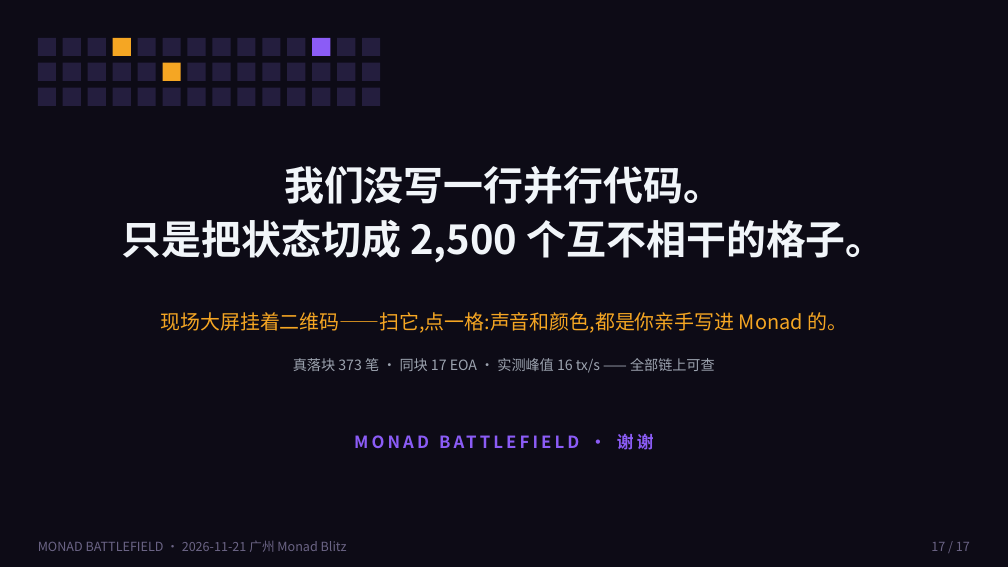
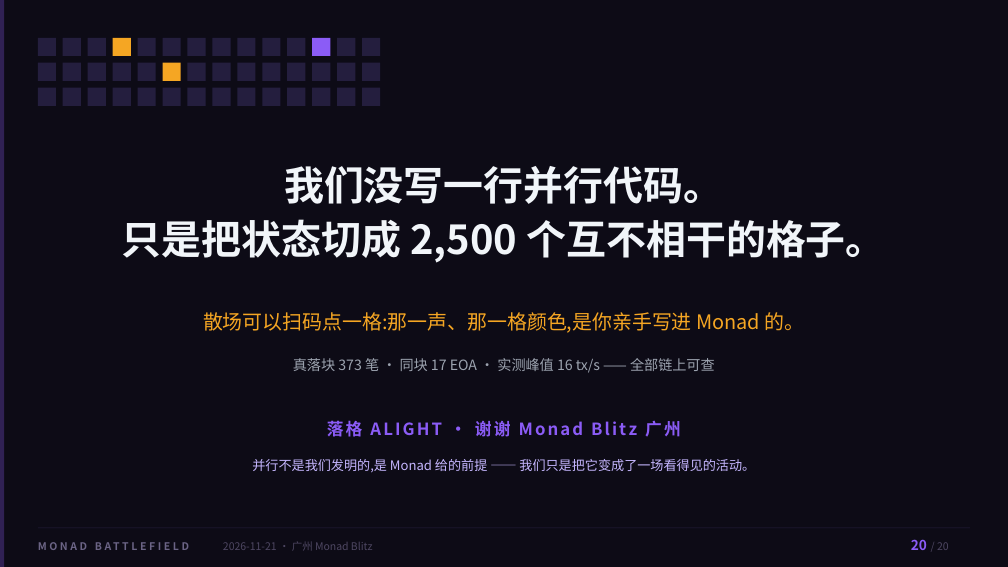
Before and after one commit to NaIWaniubi/monad-battlefield, a slide deck: slide 20 of deck/monad-battlefield.pptx (slide 17 before the commit). Drawn at 1008x567 pixels with LibreOffice and Linux fonts; fonts in the diff are those of the drawing. Boxes give left, top, right and bottom in pixels: in the first picture for what was removed or moved away, otherwise in the second. Text is boxed around its words. In the diff, an @@ line names an element or a change of style, - is before the commit and + after.

Commit message:
sync final: 落格 Alight deck (18→20 slides, GIF demos, Monad slide), crowd/demo build, loop GIFs

```diff
--- a/deck/monad-battlefield.pptx
+++ b/deck/monad-battlefield.pptx
@@ rectangle added at [0, 0, 5, 567], fill #8B5CF6 at 28% opacity @@
@@ text at [203, 312, 805, 333]: text changed @@
-现场大屏挂着二维码——扫它,点一格:声音和颜色,都是你亲手写进 Monad 的。
+散场可以扫码点一格:那一声、那一格颜色,是你亲手写进 Monad 的。
@@ text at [327, 420, 681, 437]: text changed @@
-MONAD BATTLEFIELD · 谢谢
+落格 ALIGHT · 谢谢 Monad Blitz 广州
@@ text added at [252, 459, 755, 473], 12.5 pt, text #C4B5FD @@
+并行不是我们发明的,是 Monad 给的前提 —— 我们只是把它变成了一场看得见的活动。
@@ rectangle added at [38, 528, 970, 529], fill #322A52 at 75% opacity @@
@@ text added at [38, 535, 219, 557], 10 pt, text #6B6485, bold @@
+MONAD BATTLEFIELD
@@ text added at [911, 539, 927, 550], 13 pt, text #8B5CF6, bold @@
+20
@@ text at [223, 542, 373, 550]: text changed; size 12 to 10 pt; text colour #6B6485 to #4E4762 @@
-MONAD BATTLEFIELD · 2026-11-21 广州 Monad Blitz
+2026-11-21 · 广州 Monad Blitz
@@ text removed at [931, 542, 970, 551] @@
-17 / 17
@@ text added at [937, 542, 949, 550], 10 pt, text #4E4762 @@
+/ 20
```
Also in this commit, not shown: 15 other slides changed, 4 slides added, 1 slide removed, 4 other files.
